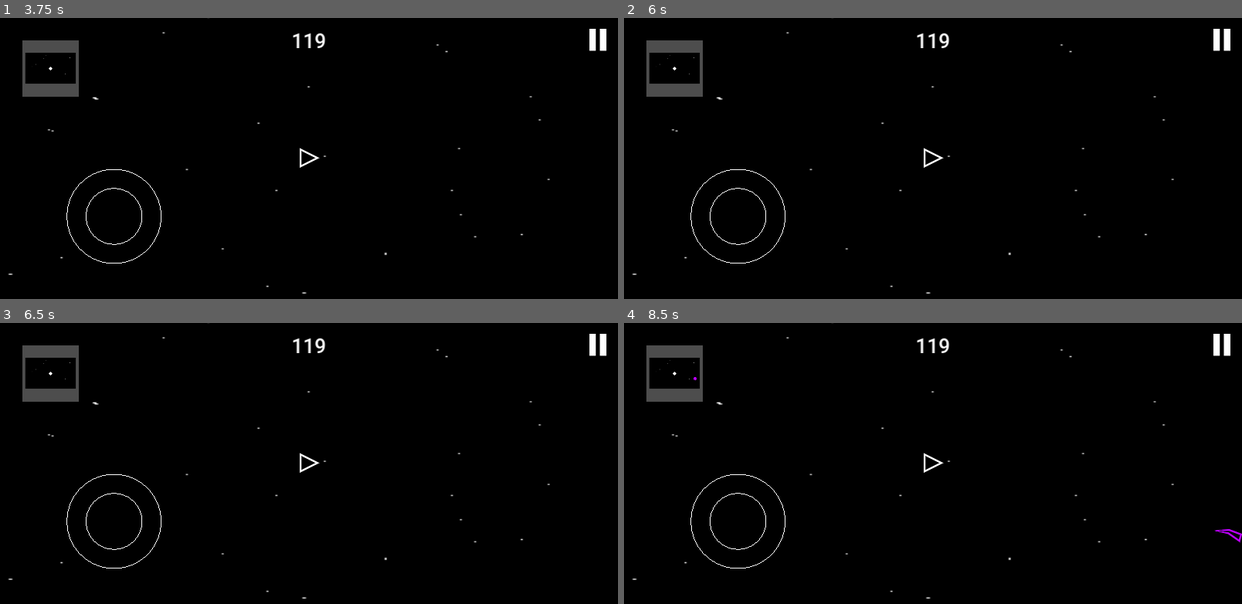
Above: before the commit, frames 1-4 (two rows, left to right).
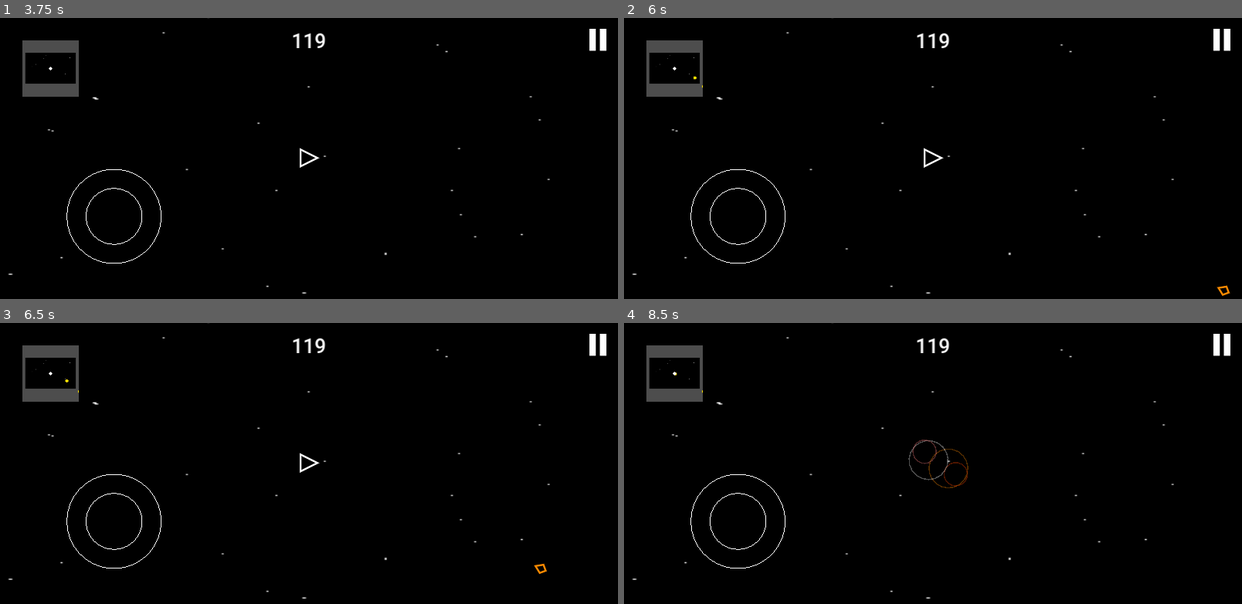
Above: after the commit, the same moments.

Repository: Ryu204/name-later
Game: Godot game, scene res://Layouts/index.tscn
The game is run twice, just before and just after one commit, with the same random seed, the same clock (stepped at 60 frames per second) and the same inputs.
Inputs (mouse positions are in pixels of both pictures, inside the frame that each line leads up to):
- Up to frame 1 (3.75 s): click "Play" at 0.5 s; click (599, 40) at 1.25 s; click (309, 158) at 2 s; tap Enter at 2.75 s; move the mouse to (444, 144) at 2.77 s; click (444, 144) at 2.92 s; tap Space at 3.5 s; move the mouse to (185, 172) at 3.52 s; click (185, 172) at 3.67 s
- Up to frame 2 (6 s): tap Enter at 4.25, 5.75 s; move the mouse to (994, 96) at 4.27 s; click (994, 96) at 4.42 s; tap Space at 5 s; move the mouse to (902, 214) at 5.02 s; click (902, 214) at 5.17 s; move the mouse to (1118, 200) at 5.77 s; click (1118, 200) at 5.92 s
- Up to frame 3 (6.5 s): no input
- Up to frame 4 (8.5 s): tap Space at 6.5 s; move the mouse to (747, 421) at 6.52 s; click (747, 421) at 6.67 s; move the mouse to (963, 463) at 7.27 s; click (963, 463) at 7.42 s; move the mouse to (840, 393) at 8.02 s; click (840, 393) at 8.17 s

Frame 1 is identical in both runs. In frame 2, less than 0.1% of the frame differs, in the area x 11-99%, y 20-99%; in frame 3, less than 0.1%; in frame 4, 0.4%, in the area x 7-100%, y 17-79%.

Commit message:
Add leader drone logic

Diff:
--- a/Components/Enemies/bike_pro.gd
+++ b/Components/Enemies/bike_pro.gd
@@ -4,7 +4,6 @@
 
 @export_group('Stats')
 @export var angular_force = 0.0
-
 
 var _is_left_handed = MoreMath.random_number() < 0.5
 
--- /dev/null
+++ b/Components/Enemies/drone.gd
@@ -0,0 +1,56 @@
+class_name Drone
+
+extends Enemy
+
+@export_group('Appearance')
+@export var width = 20
+@export var height = 20
+@export_group('Stats')
+@export var underlings_row_count = 3
+@export var spacing_ratio = 1.5
+var _is_leader = true
+var _drone_holder: Node
+
+func _ready() -> void:
+	super()
+
+	shape.set_vertices(PackedVector2Array([
+		Vector2(0.0, 0.4 * height),
+		Vector2(width / 2.0, 0.0),
+		Vector2(0.0, -0.6 * height),
+		Vector2(-width / 2.0, 0.0),
+	]))
+	if _is_leader:
+		shape.color = Color("#ff8a00")
+		_spawn_underlings()
+
+func initialize(drone_holder: Node) -> void:
+	_drone_holder = drone_holder
+
+func update(_delta: float, player_pos: Vector2, _player_vel: Vector2) -> void:
+	if _is_leader:
+		shape.control_direction = player_pos - shape.global_position
+		return
+	# As underlyings
+	# Do simple boid movements
+
+func _spawn_underlings() -> void:
+	var spacing = spacing_ratio * Vector2(width, height)
+	var spawned = 0
+	while spawned < underlings_row_count:
+		_make_underling_at(Vector2(
+			spacing.x * (spawned + 1),
+			spacing.y * (spawned + 1)
+		))
+		_make_underling_at(Vector2(
+			-spacing.x * (spawned + 1),
+			spacing.y * (spawned + 1)
+		))
+		spawned += 1
+
+func _make_underling_at(offset: Vector2) -> void:
+	var underling = preload(Constants.SCENE_DRONE).instantiate() as Drone
+	underling.global_position = global_position + offset
+	underling._is_leader = false
+	assert(is_instance_valid(_drone_holder), 'Have you set the drone holder?')
+	_drone_holder.add_child(underling)
--- /dev/null
+++ b/Components/Enemies/drone.tscn
@@ -0,0 +1,14 @@
+[gd_scene load_steps=3 format=3 uid="uid://bwaku0altjhci"]
+
+[ext_resource type="Script" path="res://Components/Enemies/drone.gd" id="1_0rjqi"]
+[ext_resource type="PackedScene" uid="uid://cfj21agyf0b47" path="res://Components/shape.tscn" id="2_odm6d"]
+
+[node name="Drone" type="Node2D" node_paths=PackedStringArray("shape")]
+script = ExtResource("1_0rjqi")
+width = 16
+shape = NodePath("Shape")
+
+[node name="Shape" parent="." instance=ExtResource("2_odm6d")]
+color = Color(1, 0.898039, 0, 1)
+force = 300.0
+damping = 0.3
--- a/Components/Manager/enemy_manager.gd
+++ b/Components/Manager/enemy_manager.gd
@@ -2,6 +2,8 @@
 
 @export var player: Player
 var _is_player_dead = false
+@onready var _spawnables_holder = $SpawnablesHolder
+@onready var _drone_holders = $DronesHolder
 
 func _ready() -> void:
 	assert(is_instance_valid(player), 'Forgot to set player')
@@ -13,9 +15,14 @@
 		Spawner.spawn_position_rect_callback(),
 		Spawner.spawn_offset_player_callback(player)
 	)
-	add_spawnable(preload(Constants.SCENE_CAR))
-	add_spawnable(preload(Constants.SCENE_BIKE))
-	add_spawnable(preload(Constants.SCENE_BIKE_PRO))
+
+	spawnables_holder = _spawnables_holder
+	prespawn.connect(_check_and_initialize_drone_leader)
+
+	#add_spawnable(preload(Constants.SCENE_CAR))
+	#add_spawnable(preload(Constants.SCENE_BIKE))
+	#add_spawnable(preload(Constants.SCENE_BIKE_PRO))
+	add_spawnable(preload(Constants.SCENE_DRONE))
 
 func _process(delta: float) -> void:
 	_process_child(delta)
@@ -25,6 +32,11 @@
 		return
 	var player_pos = player.report_position()
 	var player_vel = player.report_velocity()
-	for child in get_children():
+	for child in spawnables_holder.get_children():
 		assert(child is Enemy, 'Must be subtype of enemy')
 		child.update(delta, player_pos, player_vel)
+
+func _check_and_initialize_drone_leader(node: Node) -> void:
+	if node is Drone:
+		var drone = node as Drone
+		drone.initialize(_drone_holders)
--- a/Components/Manager/enemy_manager.tscn
+++ b/Components/Manager/enemy_manager.tscn
@@ -4,3 +4,7 @@
 
 [node name="EnemyManager" type="Node"]
 script = ExtResource("1_tjc2g")
+
+[node name="DronesHolder" type="Node" parent="."]
+
+[node name="SpawnablesHolder" type="Node" parent="."]
--- a/Components/Manager/spawner.gd
+++ b/Components/Manager/spawner.gd
@@ -7,9 +7,12 @@
 var spawn_level_callback: Callable
 var spawn_position_callback: Callable
 var spawn_offset_callback: Callable
+var spawnables_holder: Node = self
 
 var _current_time = 0.0
 var _pending_time = 0.0
+
+signal prespawn(node: Node)
 
 func initialize(
 	amount_callback: Callable,
@@ -40,7 +43,8 @@
 	var type_index = lerp(0.0, float(spawnables_list.size()), spawn_level_callback.call(_current_time))
 	var spawned = spawnables_list[type_index].instantiate()
 	spawned.position = spawn_position
-	add_child(spawned)
+	prespawn.emit(spawned)
+	spawnables_holder.add_child(spawned)
 
 static func spawn_position_arc_callback(margin_ratio = 0.2, thickness_ratio = 1.0) -> Callable:
 	return func(size: Vector2) -> Vector2:
--- a/Scripts/constants.gd
+++ b/Scripts/constants.gd
@@ -6,6 +6,7 @@
 const SCENE_CAR = _COMPONENT_PREFIX % 'Enemies/car.tscn'
 const SCENE_BIKE = _COMPONENT_PREFIX % 'Enemies/bike.tscn'
 const SCENE_BIKE_PRO = _COMPONENT_PREFIX % 'Enemies/bike_pro.tscn'
+const SCENE_DRONE = _COMPONENT_PREFIX % 'Enemies/drone.tscn'
 const SCENE_ROCK = _COMPONENT_PREFIX % 'Environments/rock.tscn'
 const SCENE_EXPLOSION = _COMPONENT_PREFIX % 'explosion.tscn'
 
